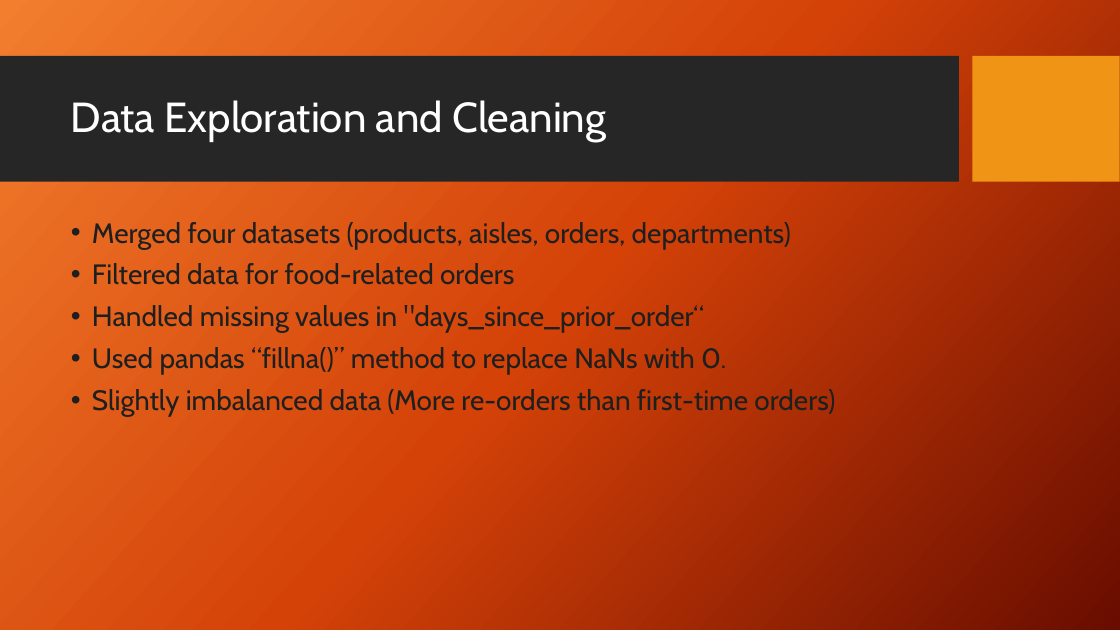
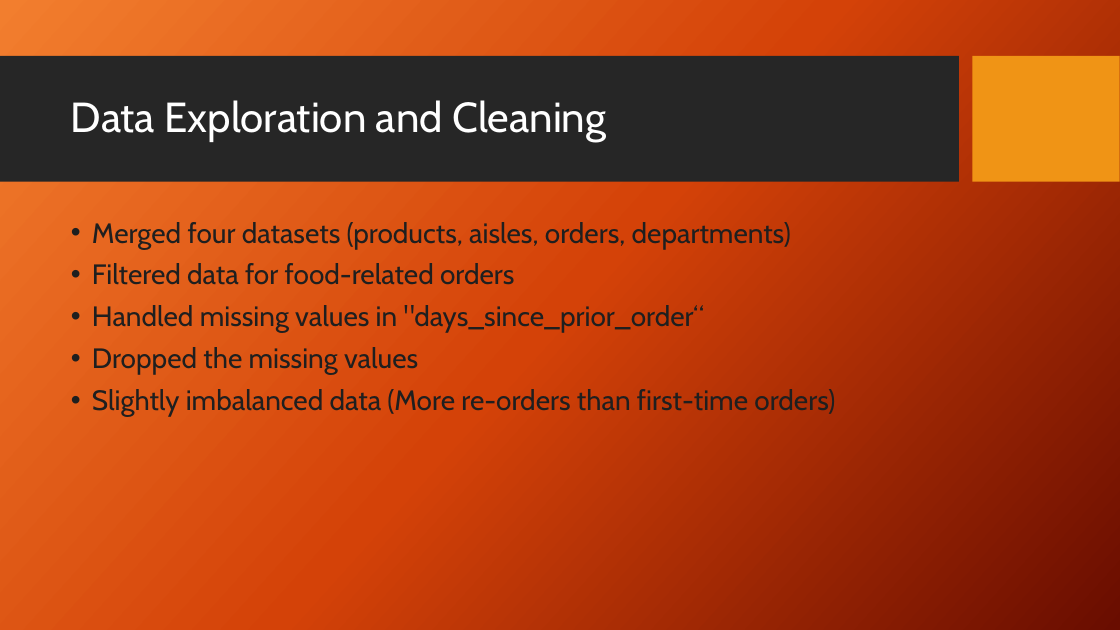
Before and after one commit to musairshad/Instacart-user-analysis, a slide deck: slide 4 of instacart basket analysis.pptx. Drawn at 1120x630 pixels with LibreOffice and Linux fonts; fonts in the diff are those of the drawing; background and template pictures are left out. Boxes give left, top, right and bottom in pixels: in the first picture for what was removed or moved away, otherwise in the second. Text is boxed around its words. In the diff, an @@ line names an element or a change of style, - is before the commit and + after.

```diff
--- a/instacart basket analysis.pptx
+++ b/instacart basket analysis.pptx
@@ text at box(92, 347, 418, 375): text changed @@
-• Used pandas “fillna()” method to replace NaNs with 0.
+• Dropped the missing values
```
Also in this commit, not shown: 7 other slides changed, 4 slides added, 1 slide removed, 17 other files.
